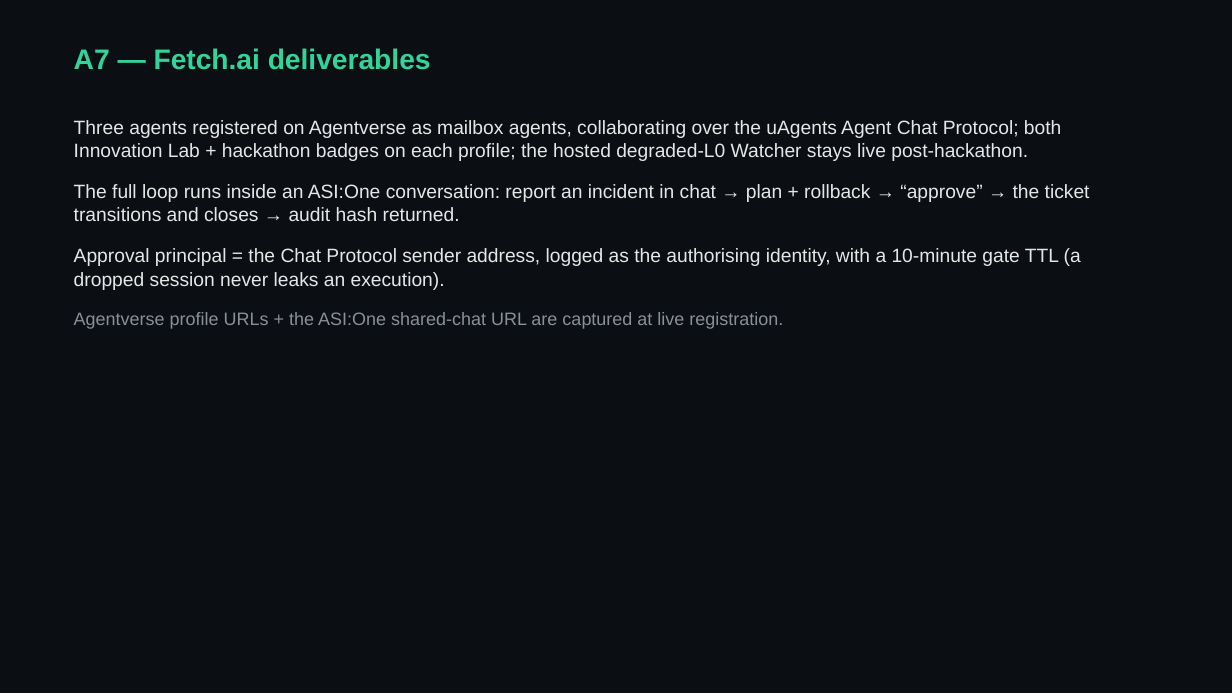
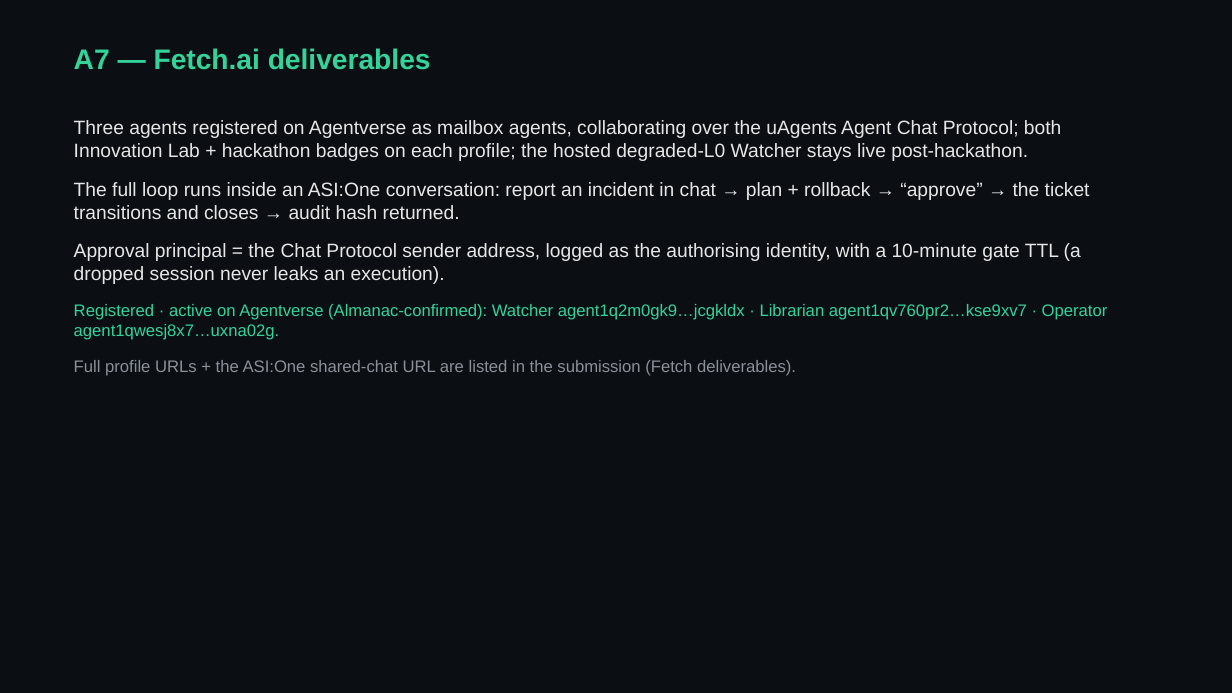
Before and after one commit to TahaKhanM/AI-Agent-Hackathon, a slide deck: slide 19 of docs/deck/precedent-deck-stage.pptx. Drawn at 1232x693 pixels with LibreOffice and Linux fonts; fonts in the diff are those of the drawing. Boxes give left, top, right and bottom in pixels: in the first picture for what was removed or moved away, otherwise in the second. Text is boxed around its words. In the diff, an @@ line names an element or a change of style, - is before the commit and + after.

```diff
--- a/docs/deck/precedent-deck-stage.pptx
+++ b/docs/deck/precedent-deck-stage.pptx
@@ text at [74,120,1090,284]: less space between paragraphs @@
@@ text at [74,304,1108,376]: text changed; size 14 to 13 pt; text colour #8A8F98 to #34D399 @@
-Agentverse profile URLs + the ASI:One shared-chat URL are captured at live registration.
+Registered · active on Agentverse (Almanac-confirmed): Watcher agent1q2m0gk9…jcgkldx · Librarian agent1qv760pr2…kse9xv7 · Operator agent1qwesj8x7…uxna02g.
+Full profile URLs + the ASI:One shared-chat URL are listed in the submission (Fetch deliverables).
```
Also in this commit, not shown: 10 other files.
